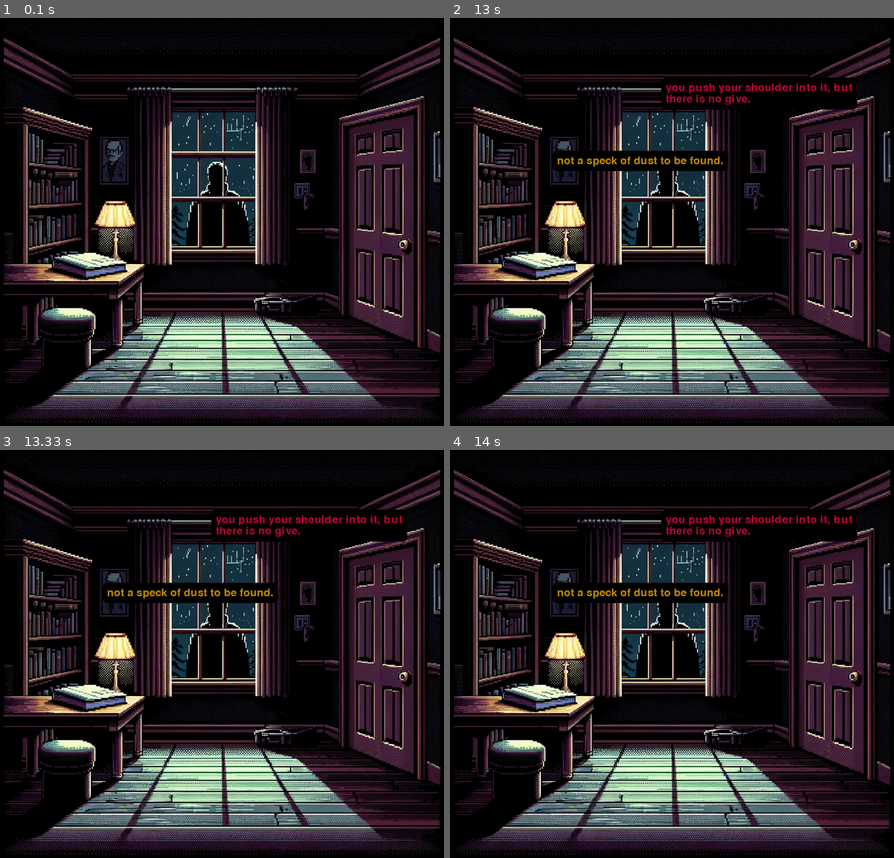
Above: before the commit, frames 1-4 (two rows, left to right).
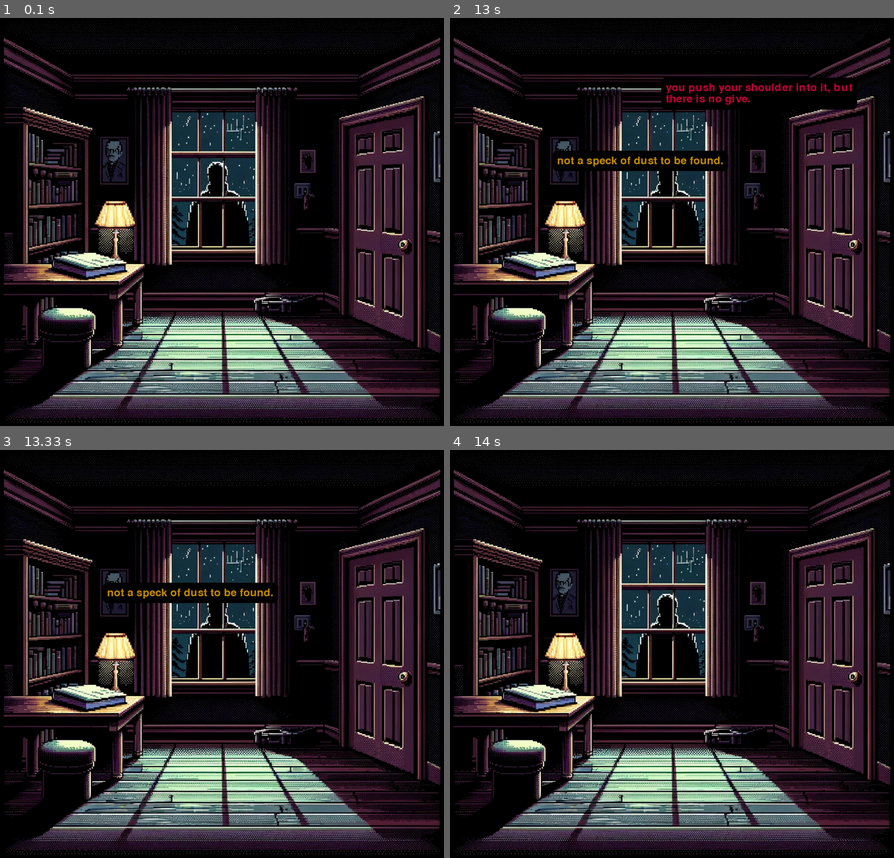
Above: after the commit, the same moments.

Repository: ISLAGIATT/pygame01
Game: pygame game, started from scene03.py
Same seed, same stepped clock (60 frames per second), same inputs: the game is played once before the commit and once after it.
Inputs (mouse positions are in pixels of both pictures, inside the frame that each line leads up to):
- Up to frame 1 (0.1 s): no input
- Up to frame 2 (13 s): click (672, 201) at 0.38 s; click (831, 217) at 0.72 s; click (751, 193) at 1.05 s; click (521, 266) at 1.38 s; click (503, 193) at 1.72 s; click (831, 217) at 2.05 s; click (667, 205) at 2.38 s; click (503, 193) at 2.72 s; click (751, 193) at 3.05 s; click (645, 205) at 3.38 s; click (556, 266) at 3.72 s; click (512, 185) at 4.05 s; click "you can barely make out a fig…" at 4.38 s; click (543, 266) at 4.72 s; click (507, 242) at 5.05 s; click (543, 266) at 5.38 s; click (543, 266) at 5.72 s; click (543, 266) at 6.05 s; click (667, 205) at 6.95 s; click (667, 205) at 7.28 s; click (814, 303) at 8.18 s; click (543, 266) at 8.52 s; click (822, 266) at 8.85 s; click (543, 54) at 9.18 s; click (822, 152) at 9.52 s; click (507, 197) at 9.85 s
- Up to frame 3 (13.33 s): no input
- Up to frame 4 (14 s): no input

Frames 1-2 are identical in both runs. In frame 3, 1.3% of the frame differs, in the area x 47-92%, y 14-23%; in frame 4, 2.8%, in the area x 23-92%, y 14-38%.

Commit message:
2/26 commit added dialogue timer to dismiss un-dismissed dialogue.

Diff:
--- a/game_objects.py
+++ b/game_objects.py
@@ -1,3 +1,4 @@
+import pygame.time
 from dialogue import Dialogue
 
 class InteractiveObject:
@@ -15,6 +16,7 @@
         self.dialogue_index = 0
         self.dialogue_instance = Dialogue()
         self.game_state_manager = game_state_manager
+        self.last_show_time = pygame.time.get_ticks()
 
     def toggle_visibility(self):
         self.is_visible = not self.is_visible
@@ -23,6 +25,7 @@
         self.dialogue_index += 1
         if self.dialogue_index >= len(self.dialogue):
             self.dialogue_index = 0
+
 
 class Book01(InteractiveObject):
     book_dialogue = ["a brand-new book.", "the pages are stiff and sharp. they has seen very little use.",
@@ -38,8 +41,9 @@
         self.dialogue_instance = Dialogue()
         self.is_book_open = False
         self.open_dialogue_index = 0
+        self.last_show_time = 0
         self.open_dialogue = ["The book opens with a crackle. You find a newly cut brass key inside and pocket it.",
-                               "The pages point skyward, waiting for a reader that will never come."]
+                              "The pages point skyward, waiting for a reader that will never come."]
 
     def handle_click(self, mouse_pos, button):
         if button == 1 and self.book_button.is_over(mouse_pos):
@@ -47,7 +51,7 @@
                 self.dialogue = self.book_dialogue
                 if self.game_state_manager.book01_key_obtained:
                     # If has key will no longer allude to key hidden in book
-                    if self.dialogue_index < 2:
+                    if self.dialogue_index < len(self.book_dialogue) - 2:
                         self.dialogue_index += 1
                         self.is_visible = False
                     else:
@@ -64,16 +68,19 @@
             else:
                 self.is_visible = not self.is_visible  # Just toggle visibility if the book isn't opened yet
         print(f"key obtained: {self.game_state_manager.book01_key_obtained}")
-
-    def show_current_dialogue(self, screen):
-        if self.is_visible and self.dialogue:
-            # Ensure dialogue_index is within the correct range
-            if 0 <= self.dialogue_index < len(self.dialogue):
-                current_text = self.dialogue[self.dialogue_index]  # Access the current dialogue
-                self.current_dialogue_rect = self.dialogue_instance.draw_dialogue(
-                    text=current_text,
-                    color=self.MAGENTA,
-                    pos=(200, 200))
+        self.last_show_time = pygame.time.get_ticks()
+
+    def show_current_dialogue(self, screen):
+        if self.is_visible and self.dialogue:
+            if pygame.time.get_ticks() - self.last_show_time > 3500:
+                self.is_visible = False
+                self.last_show_time = 0
+            else:
+                if self.is_visible and self.dialogue:
+                    if 0 <= self.dialogue_index < len(self.dialogue):
+                        current_text = self.dialogue[self.dialogue_index]
+                        self.current_dialogue_rect = self.dialogue_instance.draw_dialogue(
+                            text=current_text, color=self.MAGENTA, pos=(200, 200))
 
     def open(self):
         self.is_visible = True
@@ -86,8 +93,7 @@
             self.game_state_manager.pick_up_key01()
             self.is_book_open = True
 
-
-    def touch(self): # touch
+    def touch(self):  # touch
         self.is_visible = True
         self.dialogue = [self.touch_dialogue[0]]
         self.dialogue_index = 0
@@ -97,10 +103,11 @@
         self.dialogue = [self.listen_dialogue[0]]
         self.dialogue_index = 0
 
-    def consider(self): # consider
+    def consider(self):  # consider
         self.is_visible = True
         self.dialogue = [self.consider_dialogue[0]]
         self.dialogue_index = 0
+
 
 class Door01(InteractiveObject):
     open_dialogue = ["you reach for the doorknob, and just above it you find a deadbolt with the keyhole facing you.",
@@ -124,6 +131,7 @@
         self.door_unlocked = False
         self.door_opened = False
         self.open_dialogue_index = 0
+        self.last_show_time = 0
 
     def handle_click(self, mouse_pos, button):
         if button == 1 and self.door_button.is_over(mouse_pos):
@@ -145,18 +153,22 @@
                         self.toggle_visibility()
             else:
                 self.toggle_visibility()
+        self.last_show_time = pygame.time.get_ticks()
         print(f"door open: {self.door_opened}\nkey obtained  {self.game_state_manager.book01_key_obtained}")
 
     def show_current_dialogue(self, screen):
         if self.is_visible and self.dialogue:
-            # Ensure dialogue_index is within the correct range
-            if 0 <= self.dialogue_index < len(self.dialogue):
-                current_text = self.dialogue[self.dialogue_index]  # Access the current dialogue
-                self.current_dialogue_rect = self.dialogue_instance.draw_dialogue(
-                    text=current_text,
-                    color=self.RED,
-                    pos=(500, 250))
-
+            if pygame.time.get_ticks() - self.last_show_time > 3500:
+                self.is_visible = False
+                self.last_show_time = 0
+            else:
+                if self.is_visible and self.dialogue:
+                    if 0 <= self.dialogue_index < len(self.dialogue):
+                        current_text = self.dialogue[self.dialogue_index]
+                        self.current_dialogue_rect = self.dialogue_instance.draw_dialogue(
+                            text=current_text,
+                            color=self.RED,
+                            pos=(500, 250))
 
     def open(self):
         self.is_visible = True
@@ -172,7 +184,6 @@
         else:
             self.dialogue = [self.open_dialogue[0]]
             self.dialogue_index = 0
-
 
     def touch(self):
         self.is_visible = True
@@ -189,6 +200,8 @@
     def consider(self):
         self.is_visible = True
         self.dialogue = [self.consider_dialogue[0]]
+        self.dialogue_index = 0
+
 
 class WindowDude01(InteractiveObject):
     window_dude_dialogue = ["...", "you can barely make out a figure outside", "...you think."]
@@ -198,6 +211,7 @@
         self.dialogue_instance = Dialogue()
         self.window_dude_button = window_dude_button
         self.current_dialogue_rect = None
+        self.last_show_time = 0
 
     def handle_click(self, mouse_pos, button):
         if button == 1 and self.window_dude_button.is_over(mouse_pos):
@@ -207,16 +221,22 @@
                 self.toggle_visibility()
             else:
                 self.toggle_visibility()
-
-    def show_current_dialogue(self, screen):
-        if self.is_visible and self.dialogue:
-            # Ensure dialogue_index is within the correct range
-            if 0 <= self.dialogue_index < len(self.dialogue):
-                current_text = self.dialogue[self.dialogue_index]  # Access the current dialogue
-                self.current_dialogue_rect = self.dialogue_instance.draw_dialogue(
-                    text=current_text,
-                    color=self.TANGERINE,
-                    pos=(450, 319))
+        self.last_show_time = pygame.time.get_ticks()
+
+    def show_current_dialogue(self, screen):
+        if self.is_visible and self.dialogue:
+            if pygame.time.get_ticks() - self.last_show_time > 3500:
+                self.is_visible = False
+                self.last_show_time = 0
+            else:
+                if self.is_visible and self.dialogue:
+                    if 0 <= self.dialogue_index < len(self.dialogue):
+                        current_text = self.dialogue[self.dialogue_index]
+                        self.current_dialogue_rect = self.dialogue_instance.draw_dialogue(
+                            text=current_text,
+                            color=self.TANGERINE,
+                            pos=(450, 319))
+
 
 class LibraryBooks01(InteractiveObject):
     library_books_dialogue = ["many books line the walls", 'unlike most book collections,'
@@ -228,6 +248,7 @@
         self.dialogue_instance = Dialogue()
         self.library_books_button = library_books_button
         self.current_dialogue_rect = None
+        self.last_show_time = 0
 
     def handle_click(self, mouse_pos, button):
         if button == 1 and self.library_books_button.is_over(mouse_pos):
@@ -237,16 +258,22 @@
                 self.toggle_visibility()
             else:
                 self.toggle_visibility()
-
-    def show_current_dialogue(self, screen):
-        if self.is_visible and self.dialogue:
-            # Ensure dialogue_index is within the correct range
-            if 0 <= self.dialogue_index < len(self.dialogue):
-                current_text = self.dialogue[self.dialogue_index]  # Access the current dialogue
-                self.current_dialogue_rect = self.dialogue_instance.draw_dialogue(
-                    text=current_text,
-                    color=self.MUSTARD,
-                    pos=(259, 412))
+        self.last_show_time = pygame.time.get_ticks()
+
+    def show_current_dialogue(self, screen):
+        if self.is_visible and self.dialogue:
+            if pygame.time.get_ticks() - self.last_show_time > 3500:
+                self.is_visible = False
+                self.last_show_time = 0
+            else:
+                if self.is_visible and self.dialogue:
+                    if 0 <= self.dialogue_index < len(self.dialogue):
+                        current_text = self.dialogue[self.dialogue_index]
+                        self.current_dialogue_rect = self.dialogue_instance.draw_dialogue(
+                            text=current_text,
+                            color=self.MUSTARD,
+                            pos=(259, 412))
+
 
 class LightSwitch01(InteractiveObject):
     light_switch_dialogue = ["you flick the lightswitch on. no response",
@@ -259,6 +286,7 @@
         self.dialogue_instance = Dialogue()
         self.light_switch_button = light_switch_button
         self.current_dialogue_rect = None
+        self.last_show_time = 0
 
     def handle_click(self, mouse_pos, button):
         if button == 1 and self.light_switch_button.is_over(mouse_pos):
@@ -268,13 +296,18 @@
                 self.toggle_visibility()
             else:
                 self.toggle_visibility()
-
-    def show_current_dialogue(self, screen):
-        if self.is_visible and self.dialogue:
-            # Ensure dialogue_index is within the correct range
-            if 0 <= self.dialogue_index < len(self.dialogue):
-                current_text = self.dialogue[self.dialogue_index]  # Access the current dialogue
-                self.current_dialogue_rect = self.dialogue_instance.draw_dialogue(
-                    text=current_text,
-                    color=self.PALE_GREEN,
-                    pos=(550, 319))
+        self.last_show_time = pygame.time.get_ticks()
+
+    def show_current_dialogue(self, screen):
+        if self.is_visible and self.dialogue:
+            if pygame.time.get_ticks() - self.last_show_time > 3500:
+                self.is_visible = False
+                self.last_show_time = 0
+            else:
+                if self.is_visible and self.dialogue:
+                    if 0 <= self.dialogue_index < len(self.dialogue):
+                        current_text = self.dialogue[self.dialogue_index]
+                        self.current_dialogue_rect = self.dialogue_instance.draw_dialogue(
+                            text=current_text,
+                            color=self.PALE_GREEN,
+                            pos=(550, 319))
--- a/game_state_manager.py
+++ b/game_state_manager.py
@@ -3,6 +3,13 @@
         self.current_open_dropdown = None
         self.book01_key_obtained = False
         self.door01_unlocked = False
+        self.current_active_dialogue = None  # Track the currently active dialogue object
+
+    def show_dialogue(self, new_dialogue_object):
+        if self.current_active_dialogue and self.current_active_dialogue != new_dialogue_object:
+            self.current_active_dialogue.hide_dialogue()  # Hide the current active dialogue
+        self.current_active_dialogue = new_dialogue_object
+        new_dialogue_object.show_dialogue()  # Show the new dialogue and make it active
 
     def open_dropdown(self, dropdown):
         if self.current_open_dropdown and self.current_open_dropdown != dropdown:
